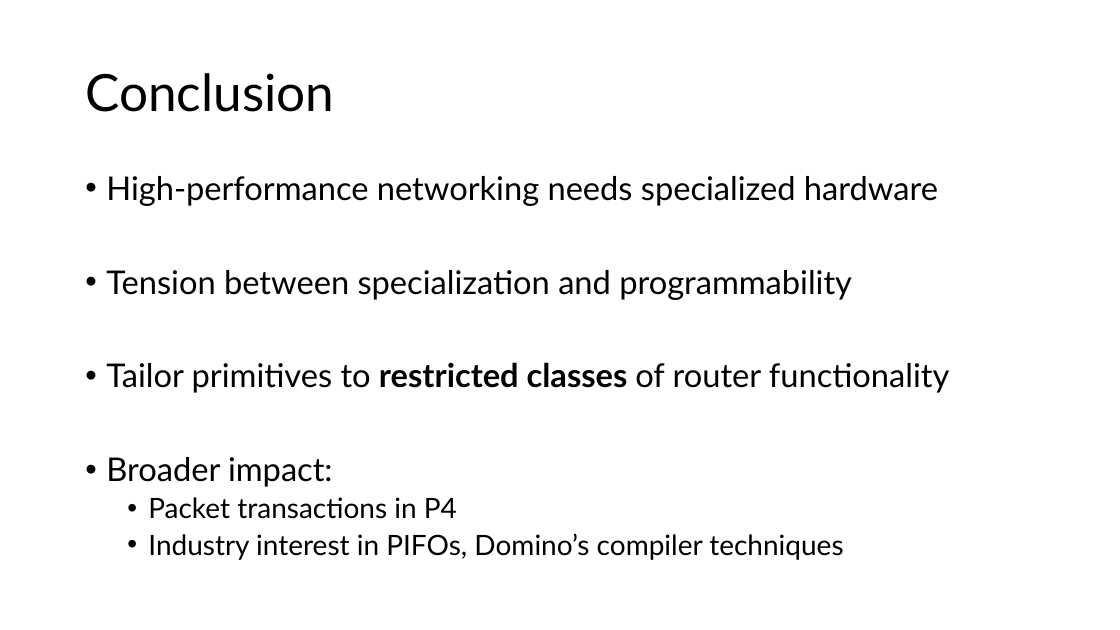
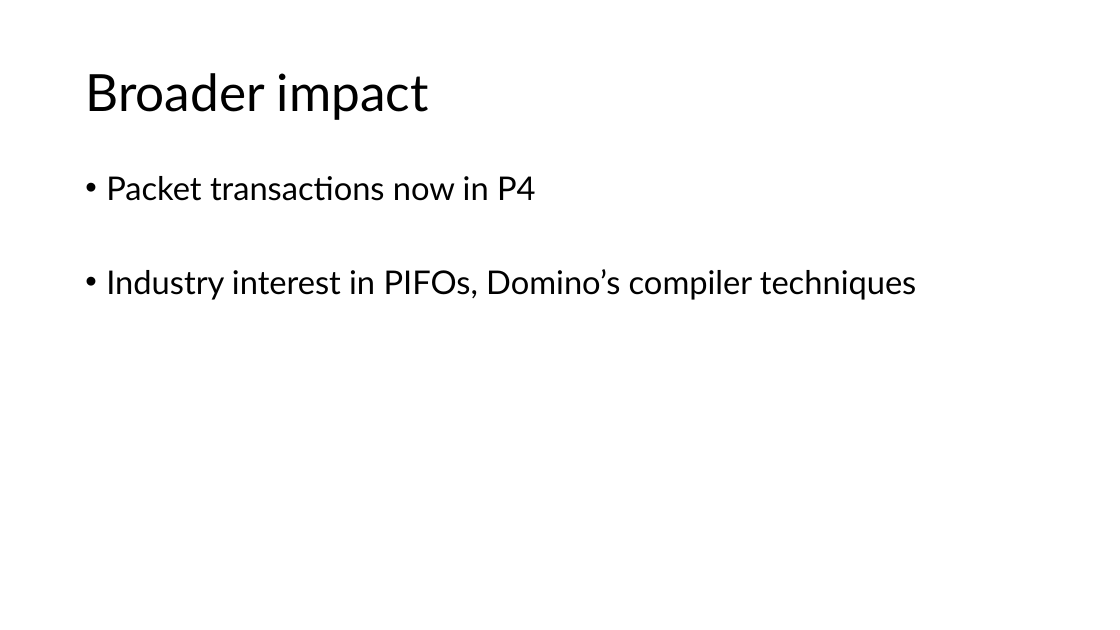
Before and after one commit to anirudhSK/pifo-domino-marple-ppts, a slide deck: slide 46 of combined_domino_pifo.pptx. Drawn at 1120x630 pixels with LibreOffice and Linux fonts; fonts in the diff are those of the drawing. Boxes give left, top, right and bottom in pixels: in the first picture for what was removed or moved away, otherwise in the second. Text is boxed around its words. In the diff, an @@ line names an element or a change of style, - is before the commit and + after.

```diff
--- a/combined_domino_pifo.pptx
+++ b/combined_domino_pifo.pptx
@@ title at bbox=[85, 73, 429, 120]: text changed @@
-Conclusion
+Broader impact
@@ text at bbox=[106, 176, 536, 201]: text changed @@
-• High-performance networking needs specialized hardware
-• Tension between specialization and programmability
-• Tailor primitives to restricted classes of router functionality
-• Broader impact:
-  • Packet transactions in P4
+• Packet transactions now in P4
@@ text at bbox=[106, 269, 916, 300]: size 24 to 28 pt in "Industry interest in PIFOs, Domino’s compiler techniques"; list level 2 to 1 in "Industry interest in PIFOs, Domino’s ..." @@
```
Also in this commit, not shown: 2 other slides changed.
